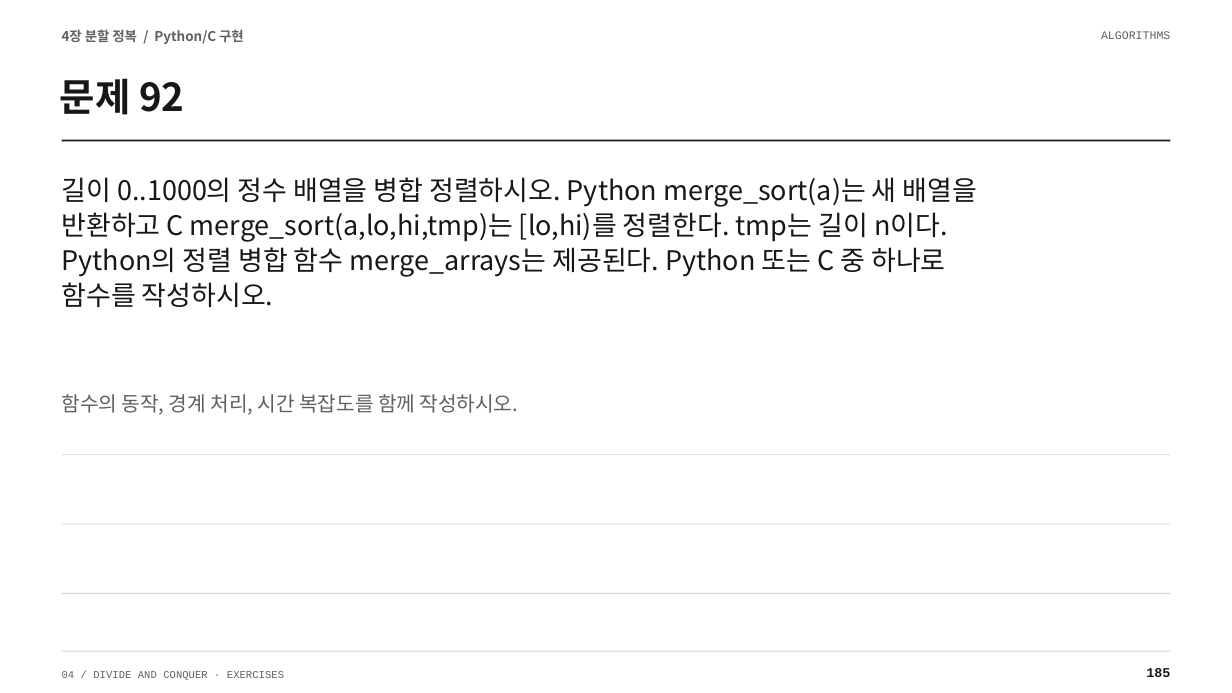
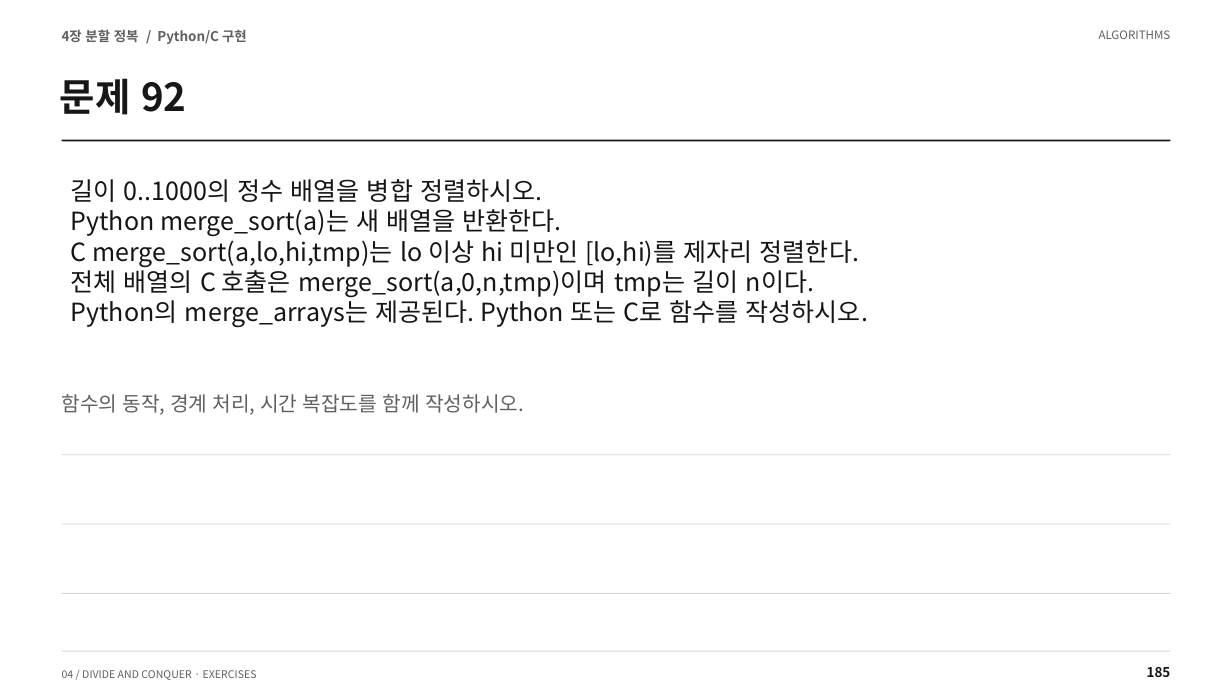
Before and after one commit to Sangdon-Park/Sangdon-Park.github.io, a slide deck: slide 185 of data/알고리즘/4장_연습문제_100문항_수업용.pptx. Drawn at 1232x693 pixels with LibreOffice and Linux fonts; fonts in the diff are those of the drawing. Boxes give left, top, right and bottom in pixels: in the first picture for what was removed or moved away, otherwise in the second. Text is boxed around its words. In the diff, an @@ line names an element or a change of style, - is before the commit and + after.

Commit message:
feat: synchronize chapter four sorting exercises

```diff
--- a/data/알고리즘/4장_연습문제_100문항_수업용.pptx
+++ b/data/알고리즘/4장_연습문제_100문항_수업용.pptx
@@ text at <box>71,179,869,327</box>: text changed; size 21 to 19.5 pt; text colour #171717 to #151515 @@
-길이 0..1000의 정수 배열을 병합 정렬하시오. Python merge_sort(a)는 새 배열을
-반환하고 C merge_sort(a,lo,hi,tmp)는 [lo,hi)를 정렬한다. tmp는 길이 n이다.
-Python의 정렬 병합 함수 merge_arrays는 제공된다. Python 또는 C 중 하나로
-함수를 작성하시오.
+길이 0..1000의 정수 배열을 병합 정렬하시오.
+Python merge_sort(a)는 새 배열을 반환한다.
+C merge_sort(a,lo,hi,tmp)는 lo 이상 hi 미만인 [lo,hi)를 제자리 정렬한다.
+전체 배열의 C 호출은 merge_sort(a,0,n,tmp)이며 tmp는 길이 n이다.
+Python의 merge_arrays는 제공된다. Python 또는 C로 함수를 작성하시오.
@@ font Courier New to Noto Sans CJK KR in 3 elements at <box>1099,30,1171,39</box>, <box>62,670,257,680</box>, <box>1147,667,1171,677</box> @@
```
Also in this commit, not shown: 3 other slides changed, 8 slides added, 20 other files.
